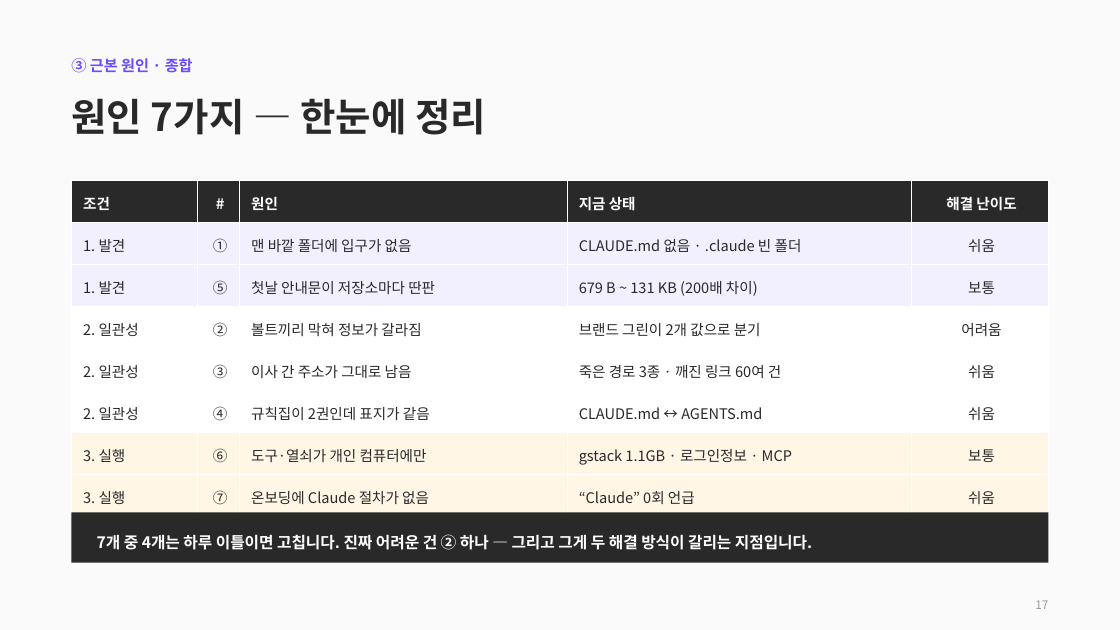
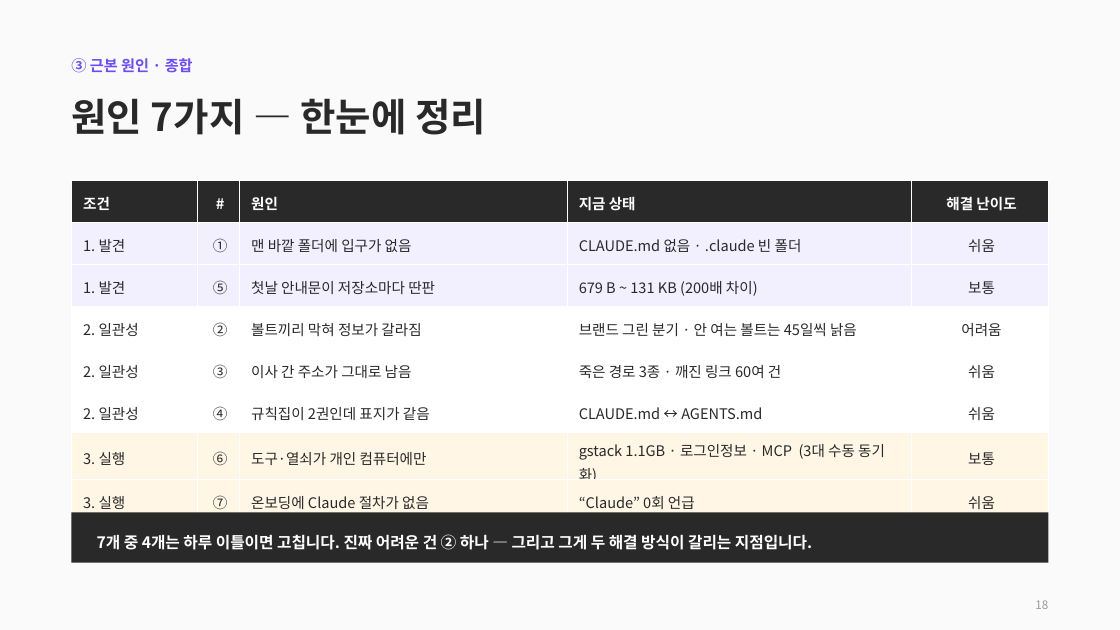
Before and after one commit to CdBd-in/design, a slide deck: slide 18 of CdBd 문서 체계 진단 및 개편 제안.pptx (slide 17 before the commit). Drawn at 1120x630 pixels with LibreOffice and Linux fonts; fonts in the diff are those of the drawing. Boxes give left, top, right and bottom in pixels: in the first picture for what was removed or moved away, otherwise in the second. Text is boxed around its words. In the diff, an @@ line names an element or a change of style, - is before the commit and + after.

```diff
--- a/CdBd 문서 체계 진단 및 개편 제안.pptx
+++ b/CdBd 문서 체계 진단 및 개편 제안.pptx
@@ table at bbox=[71, 181, 1049, 517] @@
-row 4, column 4: 브랜드 그린이 2개 값으로 분기
+row 4, column 4: 브랜드 그린 분기 · 안 여는 볼트는 45일씩 낡음
-row 7, column 4: gstack 1.1GB · 로그인정보 · MCP
+row 7, column 4: gstack 1.1GB · 로그인정보 · MCP (3대 수동 동기화)
@@ text at bbox=[1035, 600, 1048, 609]: text changed @@
-17
+18
```
Also in this commit, not shown: 17 other slides changed, 1 slide added, 1 other file.
